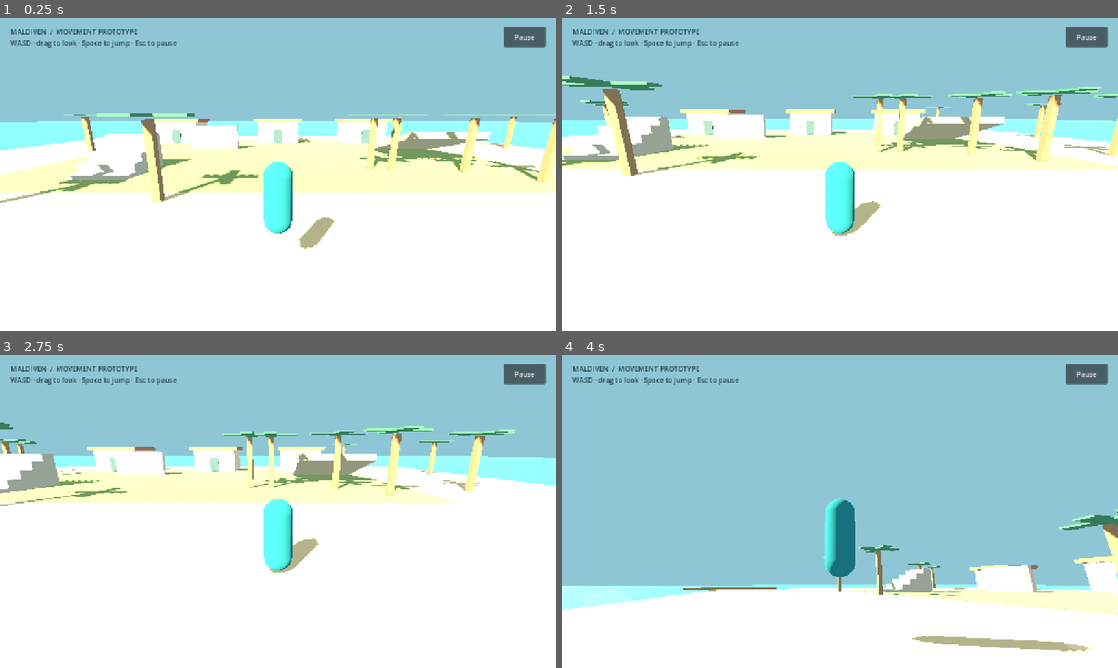
Above: before the commit, frames 1-4 (two rows, left to right).
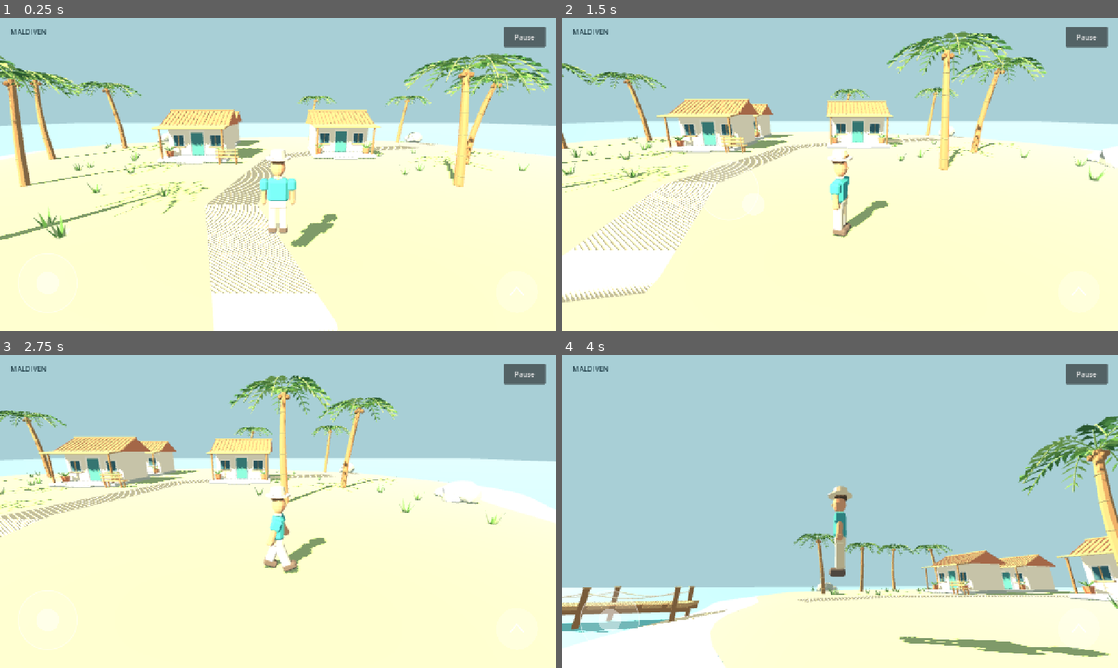
Above: after the commit, the same moments.

Repository: areeb-h/maldiven
Game: Godot game, scene res://scenes/island.tscn
The game is run twice, just before and just after one commit, with the same random seed, the same clock (stepped at 60 frames per second) and the same inputs.
Inputs (mouse positions are in pixels of both pictures, inside the frame that each line leads up to):
- Up to frame 1 (0.25 s): no input
- Up to frame 2 (1.5 s): tap Enter at 0.5 s; move the mouse to (962, 158) at 0.52 s; hold D 0.53-1.25 s; hold Shift 0.53-1.25 s; click (962, 158) at 0.67 s; tap Space at 0.77 s; drag from (728, 190) to (812, 237) at 1.27 s
- Up to frame 3 (2.75 s): move the mouse to (333, 442) at 2.02 s; hold D from 2.03 s (still down); hold Shift from 2.03 s (still down)
- Up to frame 4 (4 s): release D at 2.75 s; release Shift at 2.75 s; drag from (812, 574) to (673, 464) at 2.77 s; tap Space at 3.5, 3.77 s; move the mouse to (1006, 558) at 3.52 s; hold A from 3.53 s (still down); hold Shift from 3.53 s (still down)

The runs differ from the first frame. In frame 1, 87% of the frame differs, in the area x 0-100%, y 0-100%; in frame 2, 90%; in frame 3, 94%; in frame 4, 94%.

Commit message:
feat: add original island resource pack and Android rendering diagnostics

Diff:
--- a/project.godot
+++ b/project.godot
@@ -9,12 +9,15 @@
 window/size/viewport_width=1280
 window/size/viewport_height=720
 window/stretch/mode="canvas_items"
+window/stretch/aspect="expand"
 window/handheld/orientation=0
 
 [rendering]
 renderer/rendering_method="mobile"
 renderer/rendering_method.mobile="mobile"
 textures/vram_compression/import_etc2_astc=true
+anti_aliasing/quality/msaa_3d=1
+anti_aliasing/quality/msaa_3d.mobile=1
 environment/defaults/default_clear_color=Color(0.42,0.7,0.85,1)
 
 [physics]
--- a/scripts/explorer.gd
+++ b/scripts/explorer.gd
@@ -9,7 +9,9 @@
 var spawn := Vector3(0, 2, 16)
 var pivot: Node3D
 var arm: SpringArm3D
-var visual: MeshInstance3D
+var visual: Node3D
+var stride_phase := 0.0
+var limbs: Array[Node3D] = []
 
 func _ready() -> void:
 	floor_snap_length = 0.35
@@ -20,16 +22,12 @@
 	collider.shape = shape
 	collider.position.y = 0.9
 	add_child(collider)
-	visual = MeshInstance3D.new()
-	var mesh := CapsuleMesh.new()
-	mesh.radius = 0.35
-	mesh.height = 1.8
-	visual.mesh = mesh
-	visual.position.y = 0.9
-	var mat := StandardMaterial3D.new()
-	mat.albedo_color = Color("277f87")
-	visual.material_override = mat
+	var character: PackedScene = preload("res://assets/models/explorer.glb")
+	visual = character.instantiate()
+	visual.rotation.y = PI
 	add_child(visual)
+	for limb_name in ["LeftLeg", "RightLeg", "LeftArm", "RightArm"]:
+		limbs.append(visual.find_child(limb_name, true, false) as Node3D)
 	pivot = Node3D.new()
 	pivot.position.y = 1.5
 	add_child(pivot)
@@ -73,6 +71,15 @@
 		jump_buffer = 0
 		coyote = 0
 	move_and_slide()
+	var horizontal_speed := Vector2(velocity.x, velocity.z).length()
+	if horizontal_speed > 0.1:
+		visual.rotation.y = lerp_angle(visual.rotation.y, atan2(velocity.x, velocity.z), minf(1.0, delta * 12.0))
+	stride_phase += horizontal_speed * delta * 2.4
+	var swing := sin(stride_phase) * minf(horizontal_speed / 6.0, 1.0) * 0.5 if is_on_floor() else 0.0
+	for index in range(limbs.size()):
+		if is_instance_valid(limbs[index]):
+			var target := swing if index in [0, 3] else -swing
+			limbs[index].rotation.x = lerpf(limbs[index].rotation.x, target, minf(1.0, delta * 18.0))
 	if position.y < -5 or Vector2(position.x, position.z).length() > 49:
 		position = spawn
 		velocity = Vector3.ZERO
--- a/scripts/island.gd
+++ b/scripts/island.gd
@@ -1,75 +1,64 @@
 extends Node3D
+## Resource-driven island. Geometry, materials and static collision live in GLBs.
 const Explorer = preload("res://scripts/explorer.gd")
 const TouchControls = preload("res://scripts/touch_controls.gd")
 
-func material(color: Color) -> StandardMaterial3D:
-	var mat := StandardMaterial3D.new()
-	mat.albedo_color = color
-	mat.roughness = 0.85
-	return mat
-
-func block(at: Vector3, dimensions: Vector3, color: Color, solid := true) -> Node3D:
-	var root := StaticBody3D.new() if solid else Node3D.new()
-	root.position = at
-	var mesh := BoxMesh.new()
-	mesh.size = dimensions
-	var instance := MeshInstance3D.new()
-	instance.mesh = mesh
-	instance.material_override = material(color)
-	root.add_child(instance)
-	if solid:
-		var shape := BoxShape3D.new()
-		shape.size = dimensions
-		var collision := CollisionShape3D.new()
-		collision.shape = shape
-		root.add_child(collision)
-	add_child(root)
-	return root
+func place(asset_name: String, at: Vector3, yaw := 0.0, uniform_scale := 1.0) -> Node3D:
+	var packed: PackedScene = load("res://assets/models/%s.glb" % asset_name)
+	var instance: Node3D = packed.instantiate()
+	instance.position = at
+	instance.rotation.y = yaw
+	instance.scale = Vector3.ONE * uniform_scale
+	add_child(instance)
+	return instance
 
 func _ready() -> void:
 	var environment := WorldEnvironment.new()
 	var settings := Environment.new()
 	settings.background_mode = Environment.BG_COLOR
-	settings.background_color = Color("8fc6d5")
+	settings.background_color = Color("a8cfd6")
 	settings.ambient_light_source = Environment.AMBIENT_SOURCE_COLOR
-	settings.ambient_light_color = Color("c7d9df")
+	settings.ambient_light_color = Color("dae5e4")
 	settings.ambient_light_energy = 0.65
 	settings.tonemap_mode = Environment.TONE_MAPPER_FILMIC
 	environment.environment = settings
 	add_child(environment)
 	var sun := DirectionalLight3D.new()
-	sun.rotation_degrees = Vector3(-35, -30, 0)
-	sun.light_color = Color("ffe0ac")
-	sun.light_energy = 1.7
+	sun.rotation_degrees = Vector3(-38, -35, 0)
+	sun.light_color = Color("ffe4b8")
+	sun.light_energy = 1.4
 	sun.shadow_enabled = true
-	sun.directional_shadow_max_distance = 65
+	sun.directional_shadow_max_distance = 50
+	sun.shadow_bias = 0.04
 	add_child(sun)
-	block(Vector3(0, -0.8, 0), Vector3(68, 1.6, 56), Color("e2ce98"))
-	block(Vector3(0, 0.02, -5), Vector3(40, 0.05, 28), Color("8eac6b"), false)
-	block(Vector3(0, -0.5, 0), Vector3(350, 0.15, 350), Color("3aabb8"), false)
-	# Ramp, steps and wall deliberately exercise the controller and camera.
-	var ramp := block(Vector3(15, 1, -5), Vector3(7, 0.6, 12), Color("b5aa8a"))
-	ramp.rotation_degrees.x = -14
-	for step in range(5):
-		block(Vector3(-12, 0.15 + step * 0.3, 6 - step), Vector3(4, 0.3 + step * 0.6, 1), Color("b9b7a5"))
-	block(Vector3(-8, 1.5, -8), Vector3(6, 3, 0.5), Color("dfc6a6"))
-	for x in [-15.0, 0.0, 13.0]:
-		block(Vector3(x, 1.6, -16), Vector3(6, 3.2, 5), Color("edddbd"))
-		block(Vector3(x, 3.4, -16), Vector3(7, 0.5, 6), Color("af7860"))
-		block(Vector3(x, 1, -13.45), Vector3(1.2, 2, 0.12), Color("526f70"), false)
-	for z in range(6):
-		block(Vector3(-24, 0.3, 20 + z * 2), Vector3(3, 0.3, 2), Color("a17c55"))
+	place("island_terrain", Vector3.ZERO)
+	# Keep the sea separate from the collision-bearing ground; no coplanar plates.
+	var ocean := MeshInstance3D.new()
+	var plane := PlaneMesh.new()
+	plane.size = Vector2(250, 250)
+	ocean.mesh = plane
+	ocean.position.y = -0.42
+	var water := StandardMaterial3D.new()
+	water.albedo_color = Color("68b9ba")
+	water.roughness = 0.4
+	ocean.material_override = water
+	add_child(ocean)
+	for at in [Vector3(-7, 0.42, -1), Vector3(6, 0.42, -3), Vector3(-8, 0.42, -10)]:
+		place("cottage", at)
+	var palms := [Vector3(-14, 0.42, 9), Vector3(10, 0.42, 9), Vector3(-18, 0.42, -6), Vector3(16, 0.6, -10), Vector3(5, 0.42, -15), Vector3(-20, 0.42, 1), Vector3(-9, 0.42, 15), Vector3(15, 0.42, 3)]
+	for index in range(palms.size()):
+		place("palm", palms[index], index * 1.7, 0.95 + (index % 3) * 0.1)
+	for at in [Vector3(-21, 0.3, 12), Vector3(21, 0.3, 8), Vector3(20, 0.5, -13), Vector3(-17, 0.3, -15)]:
+		place("coastal_rocks", at, 1.3, 1.1)
+	place("jetty", Vector3(0, -0.1, 28))
+	place("bench", Vector3(-4, 0.42, 3), PI)
 	var rng := RandomNumberGenerator.new()
-	rng.seed = 27
-	for index in range(22):
-		var x := rng.randf_range(-30, 30)
-		var z := rng.randf_range(-24, 20)
-		if absf(x) < 6 or (z < -10 and absf(x) < 20):
-			continue
-		block(Vector3(x, 2, z), Vector3(0.4, 4, 0.4), Color("9b8060"))
-		for leaf in range(4):
-			var foliage := block(Vector3(x, 4.2, z), Vector3(4, 0.12, 0.9), Color("4b8b68"), false)
-			foliage.rotation.y = leaf * PI / 2
+	rng.seed = 17
+	for index in range(35):
+		var x := rng.randf_range(-21, 21)
+		var z := rng.randf_range(-15, 18)
+		if absf(x) > 4:
+			place("grass_tuft", Vector3(x, 0.43, z), float(index))
 	var player := Explorer.new()
 	player.name = "Explorer"
 	add_child(player)
--- a/scripts/touch_controls.gd
+++ b/scripts/touch_controls.gd
@@ -12,7 +12,9 @@
 	mouse_filter = Control.MOUSE_FILTER_IGNORE
 	process_mode = Node.PROCESS_MODE_ALWAYS
 	var label := Label.new()
-	label.text = "MALDIVEN  /  MOVEMENT PROTOTYPE\nWASD · drag to look · Space to jump · Esc to pause"
+	label.text = "MALDIVEN"
+	if not DisplayServer.is_touchscreen_available():
+		label.text += "\nWASD · right-drag to look · Space to jump"
 	label.position = Vector2(24, 20)
 	label.add_theme_color_override("font_color", Color("203e48"))
 	add_child(label)
--- /dev/null
+++ b/tests/assets_smoke.gd
@@ -0,0 +1,24 @@
+extends SceneTree
+
+func _initialize() -> void:
+	call_deferred("run")
+
+func run() -> void:
+	var collisions := {}
+	for name in ["cottage", "palm", "coastal_rocks", "jetty", "grass_tuft", "bench", "island_terrain", "explorer"]:
+		var packed = load("res://assets/models/%s.glb" % name)
+		assert(packed is PackedScene, "Resource must import: " + name)
+		var instance: Node3D = packed.instantiate()
+		root.add_child(instance)
+		var meshes := instance.find_children("*", "MeshInstance3D", true, false)
+		assert(not meshes.is_empty(), "Resource must contain actual meshes")
+		var shapes := instance.find_children("*", "CollisionShape3D", true, false)
+		collisions[name] = shapes.size()
+		if name in ["cottage", "palm", "jetty", "bench", "island_terrain"]:
+			assert(not shapes.is_empty(), "Solid resource must have imported collision: " + name)
+		if name == "explorer":
+			assert(instance.find_child("LeftLeg", true, false) != null)
+			assert(instance.find_child("RightArm", true, false) != null)
+		instance.queue_free()
+	print("PASS: all eight GLBs import with meshes, required collision and character pivots: ", collisions)
+	quit()
Binary file added: assets/models/bench.glb
Not shown, added: assets/models/bench.glb.import
Binary file added: assets/models/coastal_rocks.glb
Not shown, added: assets/models/coastal_rocks.glb.import
Binary file added: assets/models/cottage.glb
Not shown, added: assets/models/cottage.glb.import
Binary file added: assets/models/explorer.glb
Not shown, added: assets/models/explorer.glb.import
Binary file added: assets/models/grass_tuft.glb
Not shown, added: assets/models/grass_tuft.glb.import
Binary file added: assets/models/island_terrain.glb
Not shown, added: assets/models/island_terrain.glb.import
(and 11 more such lines)
